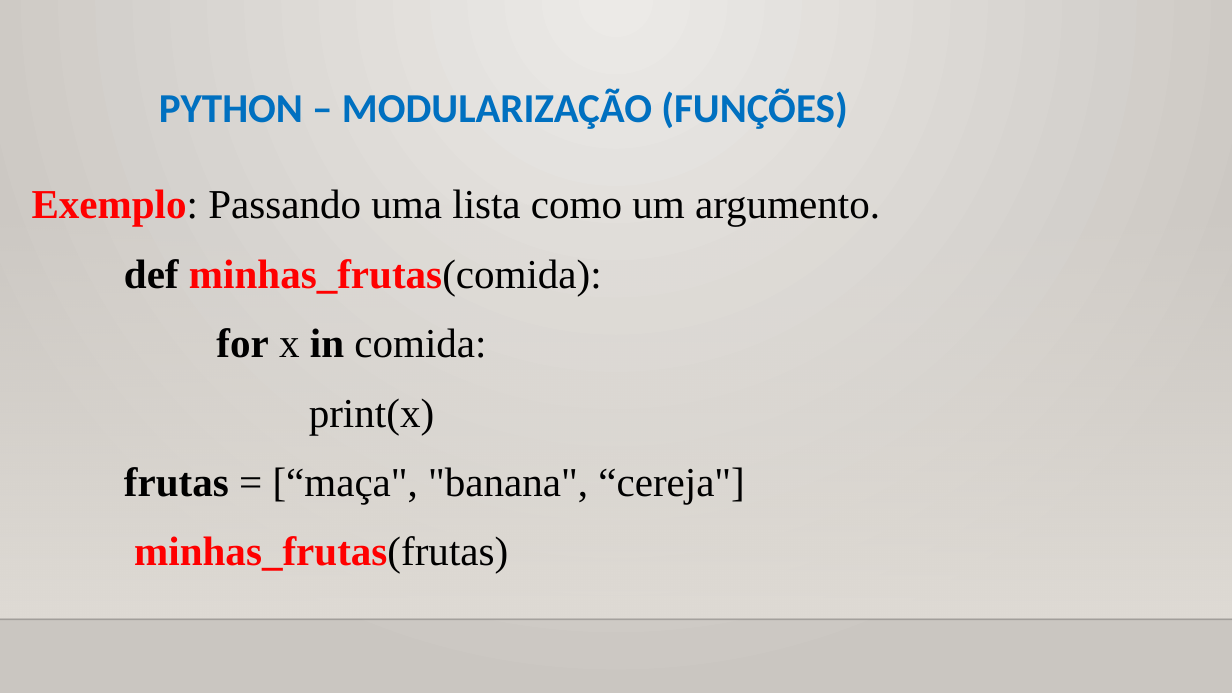
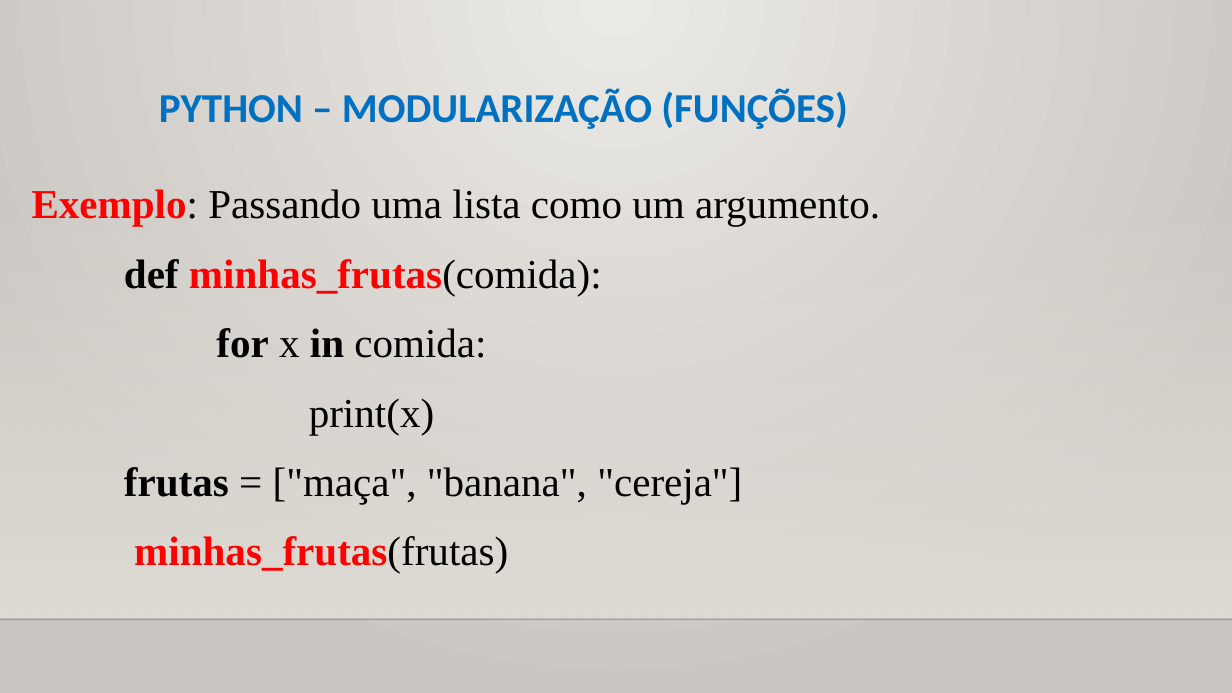
Before and after one commit to CloudEducationBrazil/WydenUniRuyPythonRAD, a slide deck: slide 13 of 01 Classes/Aula 08 RAD Python - Modularização Funções.pptx. Drawn at 1232x693 pixels with LibreOffice and Linux fonts; fonts in the diff are those of the drawing; background and template pictures are left out. Boxes give left, top, right and bottom in pixels: in the first picture for what was removed or moved away, otherwise in the second. Text is boxed around its words. In the diff, an @@ line names an element or a change of style, - is before the commit and + after.

Commit message:
Python RAD ajustess 25/09/2024 2024.2

```diff
--- a/01 Classes/Aula 08 RAD Python - Modularização Funções.pptx
+++ b/01 Classes/Aula 08 RAD Python - Modularização Funções.pptx
@@ text at (124, 467, 742, 504): text changed @@
-frutas = [“maça", "banana", “cereja"]
+frutas = ["maça", "banana", "cereja"]
```
Also in this commit, not shown: 8 other slides changed, 2 other files.
